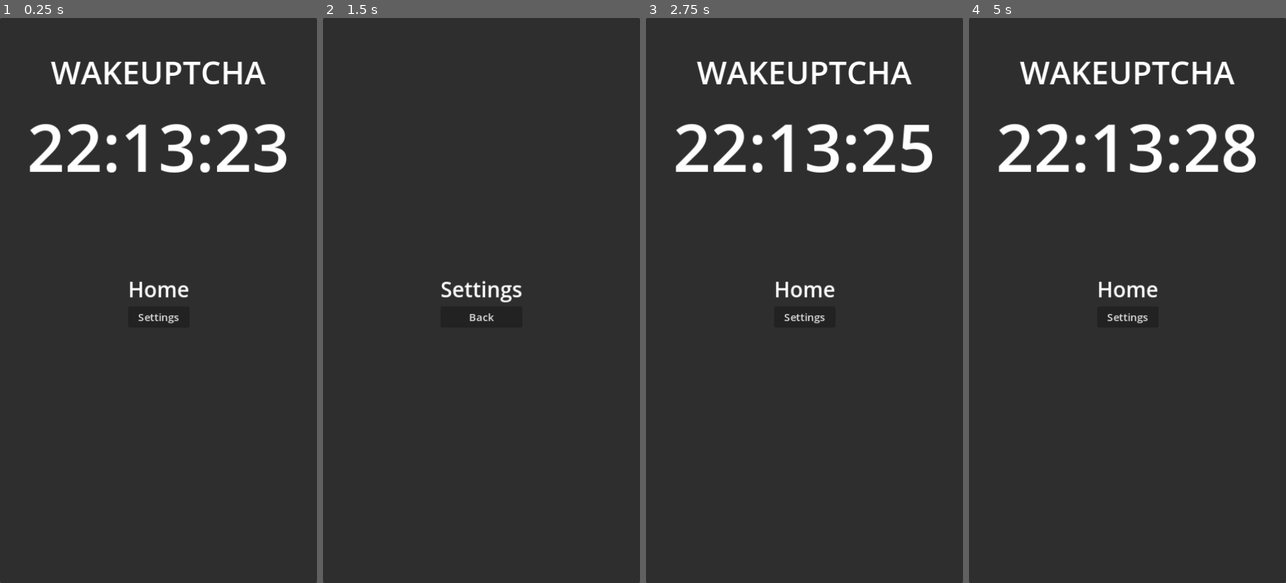
Above: before the commit, frames 1-4 (left to right).
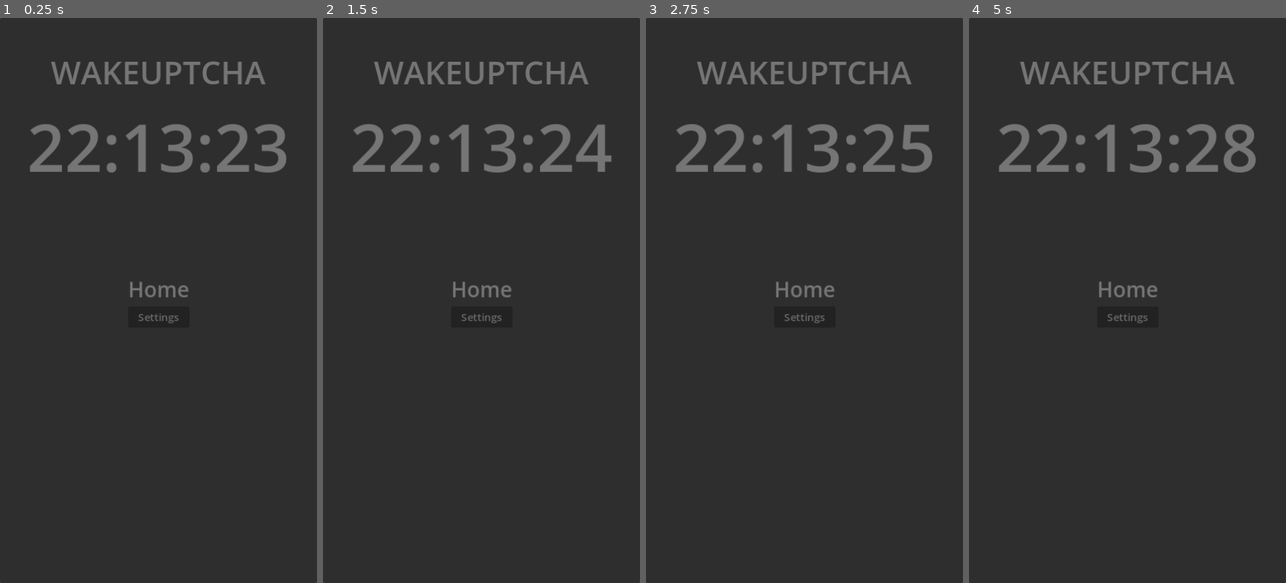
Above: after the commit, the same moments.

Repository: IrregularCelery/wakeuptcha
Game: Godot game, scene res://scenes/main.tscn
The game is run twice, just before and just after one commit, with the same random seed, the same clock (stepped at 60 frames per second) and the same inputs.
Inputs:
- Up to frame 1 (0.25 s): no input
- Up to frame 2 (1.5 s): tap Enter at 0.5 s; click "Settings" at 1.25 s
- Up to frame 3 (2.75 s): click "Back" (after the commit: "Settings") at 2 s
- Up to frame 4 (5 s): tap Space at 2.75, 4.25 s; tap Enter at 3.5 s

The runs differ from the first frame. In frame 1, 4.1% of the frame differs, in the area x 9-91%, y 7-54%; in frame 2, 4.1%; in frame 3, 4.1%; in frame 4, 4.2%.
Error after the commit: Trying to assign value of type 'MarginContainer' to a variable of type 'Panel'. (res://scripts/app.gd:3)

Commit message:
Switch `Container` node type to `Panel`

Diff:
--- a/scripts/app.gd
+++ b/scripts/app.gd
@@ -1,6 +1,6 @@
 extends Control
 
-@onready var container: MarginContainer = $Container
+@onready var container: Panel = $Container
 
 func _ready() -> void:
 	get_viewport().size_changed.connect(_on_window_resize)
